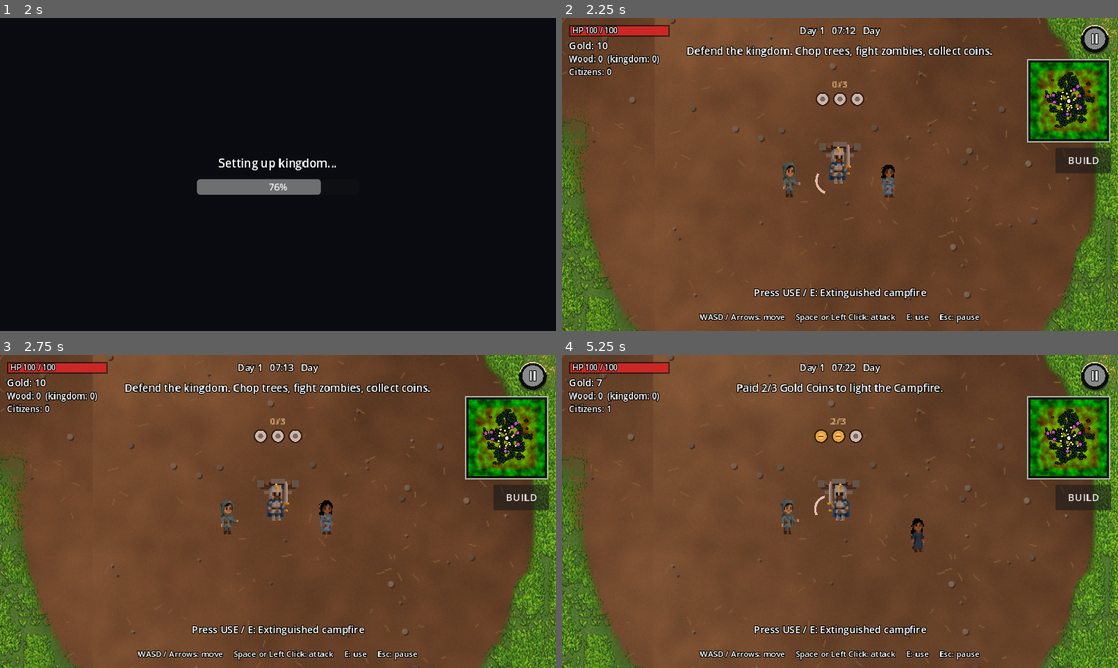
Above: before the commit, frames 1-4 (two rows, left to right).
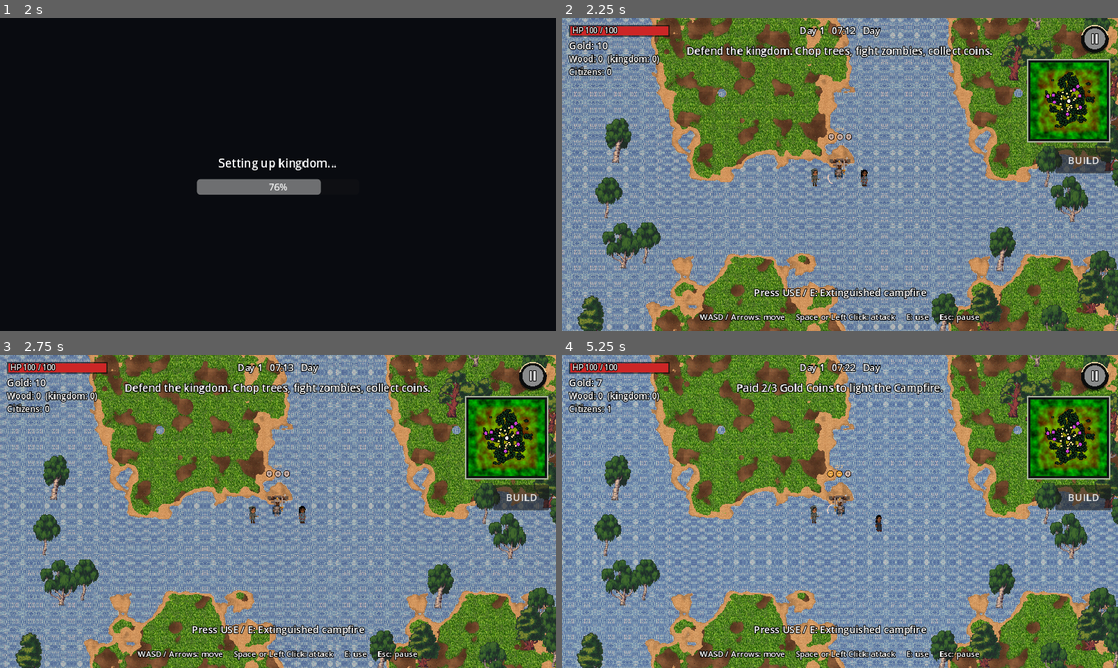
Above: after the commit, the same moments.

Repository: afie-boop/The-Fallen-Kingdom
Game: Godot game, scene res://scenes/main_menu.tscn
The game is run twice, just before and just after one commit, with the same random seed, the same clock (stepped at 60 frames per second) and the same inputs.
Inputs (mouse positions are in pixels of both pictures, inside the frame that each line leads up to):
- Up to frame 1 (2 s): click "New Game" at 0.5 s; tap Enter at 1.25 s; move the mouse to (400, 158) at 1.27 s; hold D from 1.28 s (still down); hold E from 1.28 s (still down); click (400, 158) at 1.42 s; tap Space at 1.52 s
- Up to frame 2 (2.25 s): release D at 2 s; release E at 2 s; drag from (728, 190) to (812, 237) at 2.02 s
- Up to frame 3 (2.75 s): no input
- Up to frame 4 (5.25 s): move the mouse to (1067, 436) at 2.77 s; hold D 2.78-3.5 s; hold E 2.78-3.5 s; click (1067, 436) at 2.92 s; drag from (812, 574) to (673, 464) at 3.52 s; move the mouse to (1006, 558) at 4.27 s; hold A 4.28-5 s; hold E 4.28-5 s; click (1006, 558) at 4.42 s; tap Space at 4.52 s; drag from (673, 464) to (828, 461) at 5.02 s

Frame 1 is identical in both runs. In frame 2, 87% of the frame differs, in the area x 0-100%, y 0-100%; in frame 3, 87%; in frame 4, 87%.
Error before the commit: Invalid access to property or key 'dead' on a base object of type 'Nil'. (res://scripts/game.gd:405)
Error after the commit: Invalid access to property or key 'dead' on a base object of type 'Nil'. (res://scripts/game.gd:496)

Commit message:
Render terrain in camera-based chunks

Diff:
--- a/extracted/The-Fallen-Kingdom/scripts/game.gd
+++ b/extracted/The-Fallen-Kingdom/scripts/game.gd
@@ -25,6 +25,14 @@
 var _loading_layer: CanvasLayer
 var _loading_label: Label
 var _loading_bar: ProgressBar
+var _player_camera: Camera2D
+var _terrain_chunks: Array[Sprite2D] = []
+var _terrain_materials: Array[ShaderMaterial] = []
+var _terrain_chunk_size: float = 512.0
+var _chunk_render_distance: int = 3
+var _graphics_quality: int = 1
+var _camera_zoom_value: float = 1.0
+var _terrain_update_t: float = 0.0
 
 
 func _ready() -> void:
@@ -33,6 +41,7 @@
     if not GameState.initialized:
         GameState.reset_new_game()  # e.g. scene started directly from the editor
     _world_rect = Rect2(Vector2.ZERO, GameConfig.world_size())
+    _load_render_settings()
 
     _set_loading("Generating island...", 0.08)
     GameState.island = IslandMap.new()
@@ -133,6 +142,7 @@
     hud = Hud.new()
     add_child(hud)
     hud.setup_minimap(GameState.island, player, castle, entities, _world_rect.size)
+    hud.set_settings_values(_camera_zoom_value, _chunk_render_distance, _graphics_quality)
     _connect_signals()
     hud.update_hp(player.hp, player.max_hp)
     _set_loading("Finishing world...", 0.92)
@@ -197,23 +207,98 @@
 
 
 func _build_ground() -> void:
-    # One full-world rectangle drawn by a shader: sea, beach sand and grass in the shape of the island.
-    var ground := ColorRect.new()
-    ground.name = "Ground"
-    ground.position = Vector2.ZERO
-    ground.size = _world_rect.size
-    ground.mouse_filter = Control.MOUSE_FILTER_IGNORE
-    ground.z_index = -10
-    var mat := ShaderMaterial.new()
-    mat.shader = load("res://assets/shaders/ground.gdshader") as Shader
-    mat.set_shader_parameter("mask_tex", GameState.island.texture)
-    mat.set_shader_parameter("grass_tex", PixelArt.file_tex("res://assets/terrain/Rumput.jpg"))
-    mat.set_shader_parameter("sand_tex", PixelArt.file_tex("res://assets/terrain/sand.png"))
-    mat.set_shader_parameter("water_tex", PixelArt.file_tex("res://assets/terrain/water.png"))
-    mat.set_shader_parameter("dirt_tex", PixelArt.file_tex("res://assets/terrain/dirt.png"))
-    mat.set_shader_parameter("world_size", _world_rect.size)
-    ground.material = mat
-    add_child(ground)
+    # Split the island into independently culled terrain chunks.
+    var ground_root := Node2D.new()
+    ground_root.name = "TerrainChunks"
+    ground_root.z_index = -10
+    add_child(ground_root)
+
+    var white_image := Image.create(1, 1, false, Image.FORMAT_RGBA8)
+    white_image.fill(Color.WHITE)
+    var quad_texture := ImageTexture.create_from_image(white_image)
+    var shader := load("res://assets/shaders/ground.gdshader") as Shader
+    var grass_tex := PixelArt.file_tex("res://assets/terrain/Rumput.jpg")
+    var sand_tex := PixelArt.file_tex("res://assets/terrain/sand.png")
+    var water_tex := PixelArt.file_tex("res://assets/terrain/water.png")
+    var dirt_tex := PixelArt.file_tex("res://assets/terrain/dirt.png")
+
+    var y := 0.0
+    while y < _world_rect.size.y:
+        var x := 0.0
+        while x < _world_rect.size.x:
+            var chunk_size := Vector2(
+                minf(_terrain_chunk_size, _world_rect.size.x - x),
+                minf(_terrain_chunk_size, _world_rect.size.y - y)
+            )
+            var mat := ShaderMaterial.new()
+            mat.shader = shader
+            mat.set_shader_parameter("mask_tex", GameState.island.texture)
+            mat.set_shader_parameter("grass_tex", grass_tex)
+            mat.set_shader_parameter("sand_tex", sand_tex)
+            mat.set_shader_parameter("water_tex", water_tex)
+            mat.set_shader_parameter("dirt_tex", dirt_tex)
+            mat.set_shader_parameter("world_size", _world_rect.size)
+            mat.set_shader_parameter("world_origin", Vector2(x, y))
+            mat.set_shader_parameter("chunk_size", chunk_size)
+            mat.set_shader_parameter("graphics_quality", _quality_shader_value())
+
+            var chunk := Sprite2D.new()
+            chunk.texture = quad_texture
+            chunk.centered = true
+            chunk.position = Vector2(x, y) + chunk_size * 0.5
+            chunk.scale = chunk_size
+            chunk.texture_filter = CanvasItem.TEXTURE_FILTER_NEAREST if _graphics_quality == 0 else CanvasItem.TEXTURE_FILTER_LINEAR
+            chunk.material = mat
+            ground_root.add_child(chunk)
+            _terrain_chunks.append(chunk)
+            _terrain_materials.append(mat)
+            x += _terrain_chunk_size
+        y += _terrain_chunk_size
+    _update_terrain_chunks()
+
+
+func _quality_shader_value() -> float:
+    return 0.0 if _graphics_quality == 0 else (0.5 if _graphics_quality == 1 else 1.0)
+
+
+func _update_terrain_chunks() -> void:
+    if _terrain_chunks.is_empty() or not is_instance_valid(player):
+        return
+    var viewport_size := get_viewport_rect().size
+    var view_radius := maxf(viewport_size.x, viewport_size.y) / maxf(0.5, _camera_zoom_value) * 0.65
+    var radius := view_radius + _terrain_chunk_size * float(_chunk_render_distance)
+    var radius_sq := radius * radius
+    for chunk in _terrain_chunks:
+        if is_instance_valid(chunk):
+            chunk.visible = chunk.position.distance_squared_to(player.global_position) <= radius_sq
+
+
+func _load_render_settings() -> void:
+    var config := ConfigFile.new()
+    if config.load("user://render_settings.cfg") == OK:
+        _camera_zoom_value = clampf(float(config.get_value("render", "zoom", 1.0)), 0.7, 1.6)
+        _chunk_render_distance = clampi(int(config.get_value("render", "chunks", 3)), 1, 6)
+        _graphics_quality = clampi(int(config.get_value("render", "quality", 1)), 0, 2)
+
+
+func _apply_render_settings(zoom_value: float, chunk_distance: int, quality: int) -> void:
+    _camera_zoom_value = clampf(zoom_value, 0.7, 1.6)
+    _chunk_render_distance = clampi(chunk_distance, 1, 6)
+    _graphics_quality = clampi(quality, 0, 2)
+    if is_instance_valid(_player_camera):
+        _player_camera.zoom = Vector2(_camera_zoom_value, _camera_zoom_value)
+    for i in _terrain_chunks.size():
+        var chunk := _terrain_chunks[i]
+        if is_instance_valid(chunk):
+            chunk.texture_filter = CanvasItem.TEXTURE_FILTER_NEAREST if _graphics_quality == 0 else CanvasItem.TEXTURE_FILTER_LINEAR
+        if i < _terrain_materials.size() and is_instance_valid(_terrain_materials[i]):
+            _terrain_materials[i].set_shader_parameter("graphics_quality", _quality_shader_value())
+    var config := ConfigFile.new()
+    config.set_value("render", "zoom", _camera_zoom_value)
+    config.set_value("render", "chunks", _chunk_render_distance)
+    config.set_value("render", "quality", _graphics_quality)
+    config.save("user://render_settings.cfg")
+    _update_terrain_chunks()
 
 
 func _build_bounds() -> void:
@@ -253,7 +338,8 @@
     if GameState.player_hp > 0.0:
         player.set_hp(GameState.player_hp)
     var cam := Camera2D.new()
-    cam.zoom = Vector2(GameConfig.camera_zoom, GameConfig.camera_zoom)
+    cam.zoom = Vector2(_camera_zoom_value, _camera_zoom_value)
+    _player_camera = cam
     cam.position = Vector2(0, -8)
     cam.limit_left = 0
     cam.limit_top = 0
@@ -275,6 +361,7 @@
     hud.build_menu_requested.connect(_open_build)
     hud.build_closed.connect(_close_build)
     hud.build_action.connect(_on_build_action)
+    hud.settings_changed.connect(_apply_render_settings)
     player.hp_changed.connect(hud.update_hp)
     player.died.connect(_on_player_died)
     castle.notice.connect(hud.show_message)
@@ -285,6 +372,10 @@
 
 
 func _process(delta: float) -> void:
+    _terrain_update_t -= delta
+    if _terrain_update_t <= 0.0:
+        _terrain_update_t = 0.25
+        _update_terrain_chunks()
     if not is_instance_valid(player):
         return
     player.touch_move = hud.joystick.value
